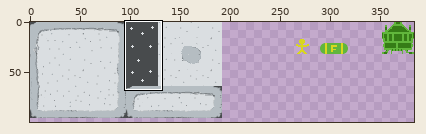
Edited in one commit: sprite sheet (src/assets/level0.png). Above: a wide view before the commit, with the close-up outlined.
Close-up. First the earlier version:
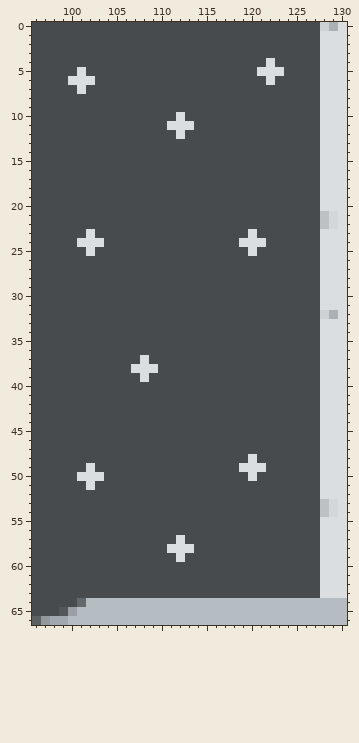
The file is 384x384 pixels. Pixels under 10% opacity are left out. Colours within 5 levels of each other are drawn and written as one. Shown: x 96..130, y 0..66. The wide view leaves out empty margins.
The result:
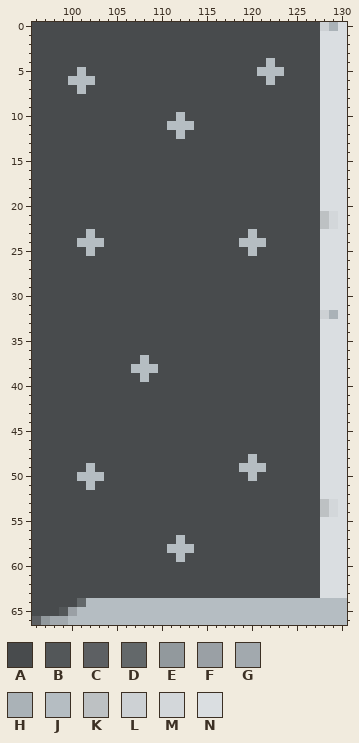
Palette (. is transparent): A #484b4d  B #535759  C #5d6063  D #63686a  E #92999d  F #9aa0a5  G #a2a9ae  H #aab2b7  J #b5bdc2  K #bdc1c3  L #cdd1d4  M #d3d7da  N #dadee1
The commit says: darken the interior light dots
Edits made:
y 4: x 122 N -> J
y 5: x 101 N -> J; x 121..123 NNN -> JJJ
y 6: x 100..102 NNN -> JJJ; x 122 N -> J
y 7: x 101 N -> J
y 10: x 112 N -> J
y 11: x 111..113 NNN -> JJJ
y 12: x 112 N -> J
y 23: x 102 N -> J; x 120 N -> J
y 24: x 101..103 NNN -> JJJ; x 119..121 NNN -> JJJ
y 25: x 102 N -> J; x 120 N -> J
y 37: x 108 N -> J
y 38: x 107..109 NNN -> JJJ
y 39: x 108 N -> J
y 48: x 120 N -> J
y 49: x 102 N -> J; x 119..121 NNN -> JJJ
y 50: x 101..103 NNN -> JJJ; x 120 N -> J
y 51: x 102 N -> J
y 57: x 112 N -> J
y 58: x 111..113 NNN -> JJJ
y 59: x 112 N -> J
